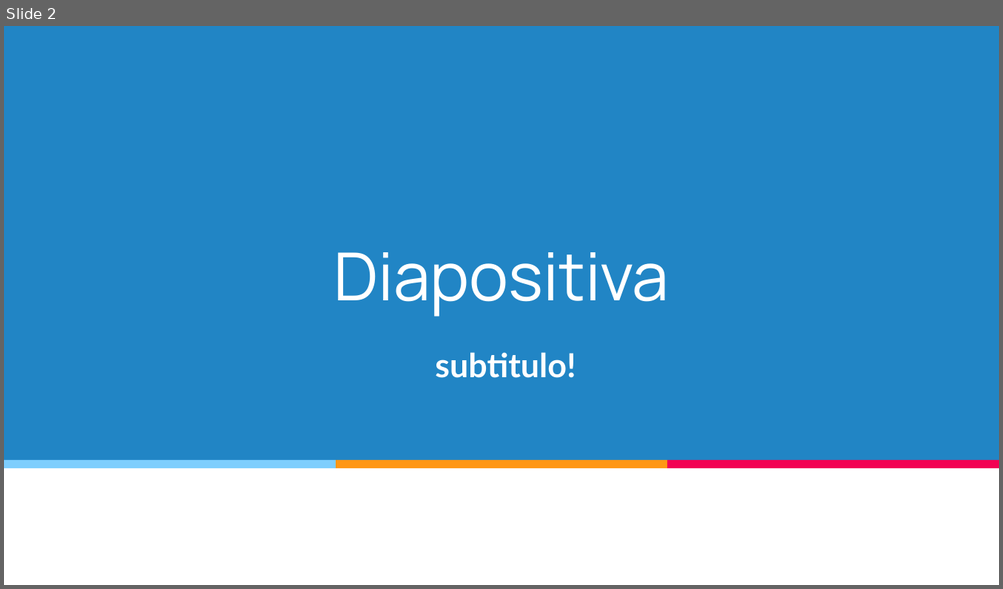
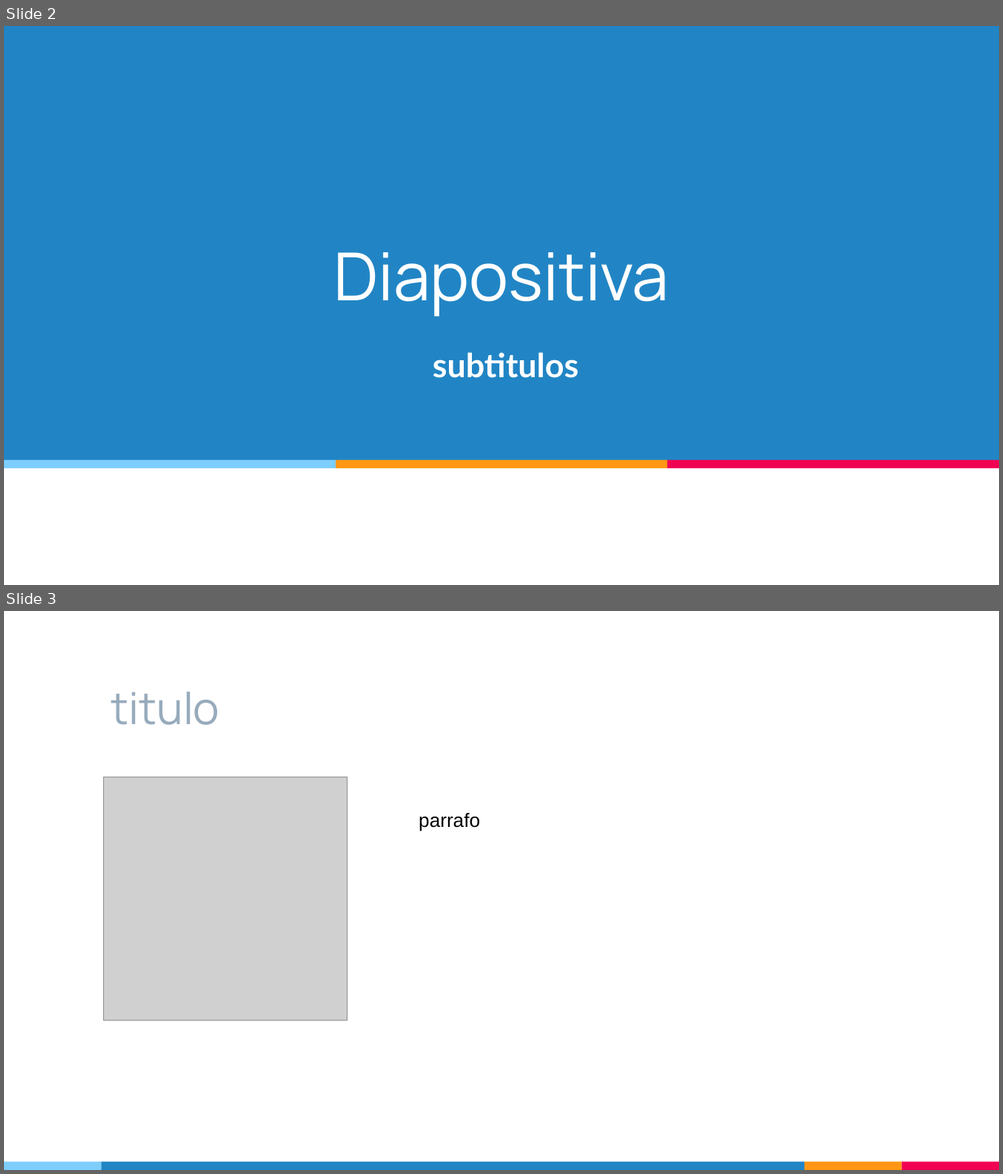
Before and after one commit to Aldo-Meztas/python-pptx, a slide deck: Salida.pptx. Shown one above the other, each under a label of ours: slide 2 before the commit, slides 2 and 3 after it. The pictures are 1003x589 and 1003x1174 pixels, drawn with LibreOffice and Linux fonts; fonts in the diff are those of the drawing; grey boxes stand for pictures. Boxes give left, top, right and bottom in pixels: in the first picture for what was removed or moved away, otherwise in the second. Text is boxed around its words. In the diff, an @@ line names an element or a change of style, - is before the commit and + after.

```diff
--- a/Salida.pptx
+++ b/Salida.pptx
@@ slide 3 added at bbox=[4, 611, 999, 1170], background #FFFFFF @@
@@ title added at bbox=[111, 692, 219, 725], 32 pt, text #97ABBC @@
+titulo
@@ picture added at bbox=[103, 777, 347, 1021] @@
@@ text added at bbox=[418, 813, 480, 831], 14 pt, text #000000 @@
+parrafo
@@ rectangle added at bbox=[4, 1162, 102, 1170], fill #7ECEFD @@
@@ rectangle added at bbox=[102, 1162, 805, 1170], fill #2185C5 @@
@@ rectangle added at bbox=[805, 1162, 902, 1170], fill #FF9715 @@
@@ rectangle added at bbox=[901, 1162, 999, 1170], fill #F20253 @@
@@ slide 2 changed as well @@
@@ subtitle at bbox=[432, 352, 578, 378]: text changed @@
-subtitulo!
+subtitulos
```
Also in this commit, not shown: 2 other slides changed, 1 other slide added, 1 other file.
